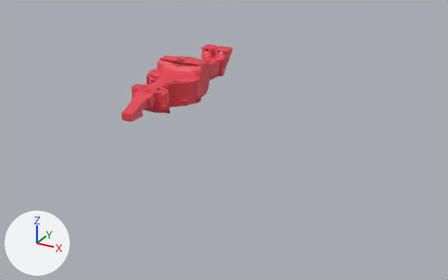
The Blender file Base_Shape_Modeling_Blender/car.blend: old version first, new version second.
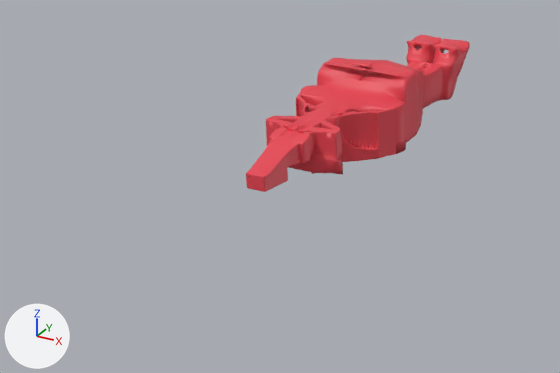
Each version appears first whole from a 50 mm lens placed at (25.0, -37.6, 13.6), pointed at (3.8, 0.9, -5.7), and next in a close-up on the part from 0% to 62% of the width and 10% to 76% of the height. Arrows for +X, +Y and +Z are at lower left; the lights stay in place. The first two pictures are the older version.

The scene before the commit, as lines of its bpy script (objects in view):
```python
me_plane_002 = bpy.data.meshes.new('Plane.002')
me_plane_002.from_pydata(...)  # 446 vertices, 371 faces, 30 loose edges; spans x -1.17..10.0, y -10.18..1.4, z -0.9..12.43
me_plane_002.materials.append(mat_material)  # red #e74351
# before: 79 (0.0, -0.67, 11.15), 157 (-0.2, -0.67, 10.59), 158 (0.0, -0.67, 10.59)
ob_plane = bpy.data.objects.new('Plane', me_plane_002)
ob_plane.location = (0.05, 6.32, -1.15)
ob_plane.rotation_euler = (1.571, 0.0, 0.0)  # degrees (90, 0, 0)
ob_plane.scale = (1.9, 1.08, 1.0)
_m = ob_plane.modifiers.new('Mirror', 'MIRROR')
_m = ob_plane.modifiers.new('Bevel', 'BEVEL')
_m.limit_method = 'WEIGHT'
_m = ob_plane.modifiers.new('Subdivision', 'SUBSURF')
_m = ob_plane.modifiers.new('Boolean', 'BOOLEAN')
_m.use_hole_tolerant = True
```
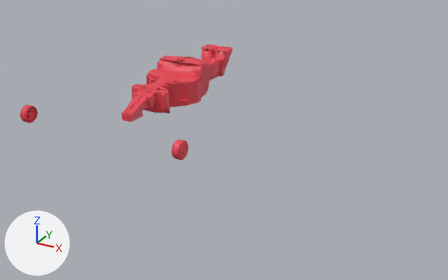
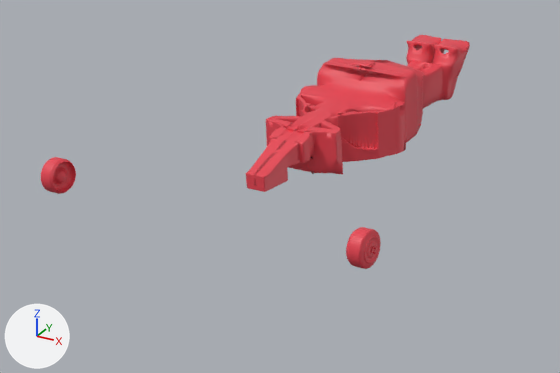
Where the change shows, as pixel boxes [x1, y1, x2, y2] in the close-ups (560 x 373 px):
'Plane.001', added
    after: [41, 157, 381, 269]

What the commit changed:
me_plane_002 is used by ob_plane; location (0.05, 6.32, -1.15); rotation (1.571, 0.0, 0.0), in degrees (90, 0, 0); scale (1.9, 1.08, 1.0).
Verts and faces of me_plane_002; kept vertices keep their numbers, new ones are numbered from 446.
me_plane_002 had 446 vertices, 371 faces, 30 loose edges and spanned x -1.17..10.0, y -10.18..1.4, z -0.9..12.43.
me_plane_002 now has 446 vertices, 370 faces, 30 loose edges and spans x -1.17..10.0, y -10.18..1.4, z -0.9..12.43.
Part 1, on me_plane_002:
Faces deleted: (79, 157, 158).
Mesh me_plane_001 is new.
It has 947 vertices, 914 faces, 4 loose edges and spans x 5.89..7.44, y -1.46..-0.24, z 8.96..15.89.
It uses material mat_material (red #e74351).
Object 'Plane.001' (ob_plane_001) is new; it shows me_plane_001.
Its location is (0.05, 6.32, -1.15).
Its rotation in degrees is (90, 0, 0).
It gains a MIRROR modifier named 'Mirror'.
It gains a BEVEL modifier named 'Bevel'.
Modifier setting: limit_method = 'WEIGHT'.
It gains a SUBSURF modifier named 'Subdivision'.
It gains a BOOLEAN modifier named 'Boolean'.
Modifier setting: use_hole_tolerant = True.
